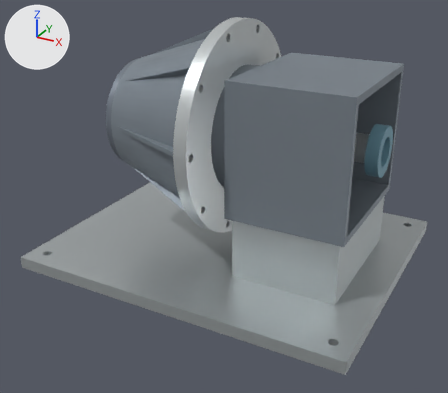
Before and after pictures for a commit that changed the glTF model public/models/archive/chrysler/assembly.glb.
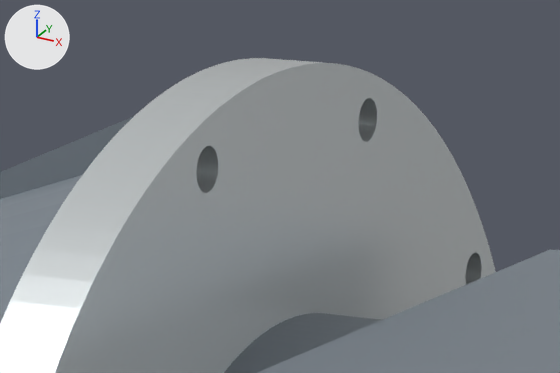
The first picture shows the older version from a camera (50 mm lens) standing at (0.278, -0.531, 0.312) and looking at (0.0, -0.025, 0.059). The close-ups show the older and then the newer version on the part from 42% to 65% of the width and 2% to 19% of the height of that picture. Only the edits that show in the close-ups are written down. The axes (+X, +Y, +Z) are drawn at upper left. The lights are the same throughout.

In view in the first close-up: 'CH-002:1', 'CH-003:1', 'CH-004:1', 'CH-012:1'.
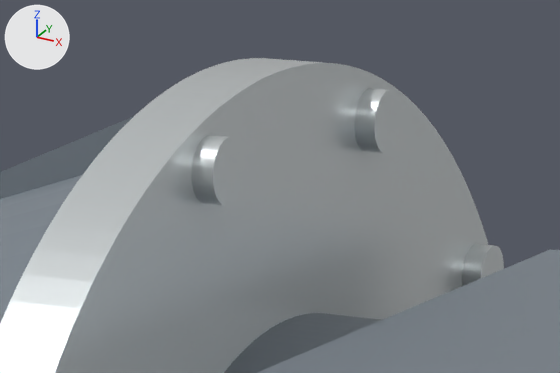
Pixel boxes [x1, y1, x2, y2] of what changed, in the close-ups (560 x 373 px):
'CH-013:4', added
    after: [191, 135, 244, 206]
'CH-013:3', added
    after: [354, 88, 401, 153]
'CH-013:2', added
    after: [462, 244, 504, 286]

Diff of the bpy script that builds the scene:
```diff
--- a/public/models/archive/chrysler/assembly.glb.py
+++ b/public/models/archive/chrysler/assembly.glb.py
@@ me_ch_013 @@
+me_ch_013.from_pydata(...)  # 504 vertices, 1004 faces; spans x -0.0065..0.0105, y -0.0055..0.0055, z -0.0055..0.0055
+me_ch_013.materials.append(mat_steel_candidate)  # light grey #dadfe1
@@ ob_ch_013_4 @@
+ob_ch_013_4 = bpy.data.objects.new('CH-013:4', me_ch_013)
+ob_ch_013_4.location = (0.0005, -0.0303, 0.2182)
@@ ob_ch_013_3 @@
+ob_ch_013_3 = bpy.data.objects.new('CH-013:3', me_ch_013)
+ob_ch_013_3.location = (0.0005, 0.0303, 0.2182)
@@ ob_ch_013_2 @@
+ob_ch_013_2 = bpy.data.objects.new('CH-013:2', me_ch_013)
+ob_ch_013_2.location = (0.0005, 0.0793, 0.1826)
```
